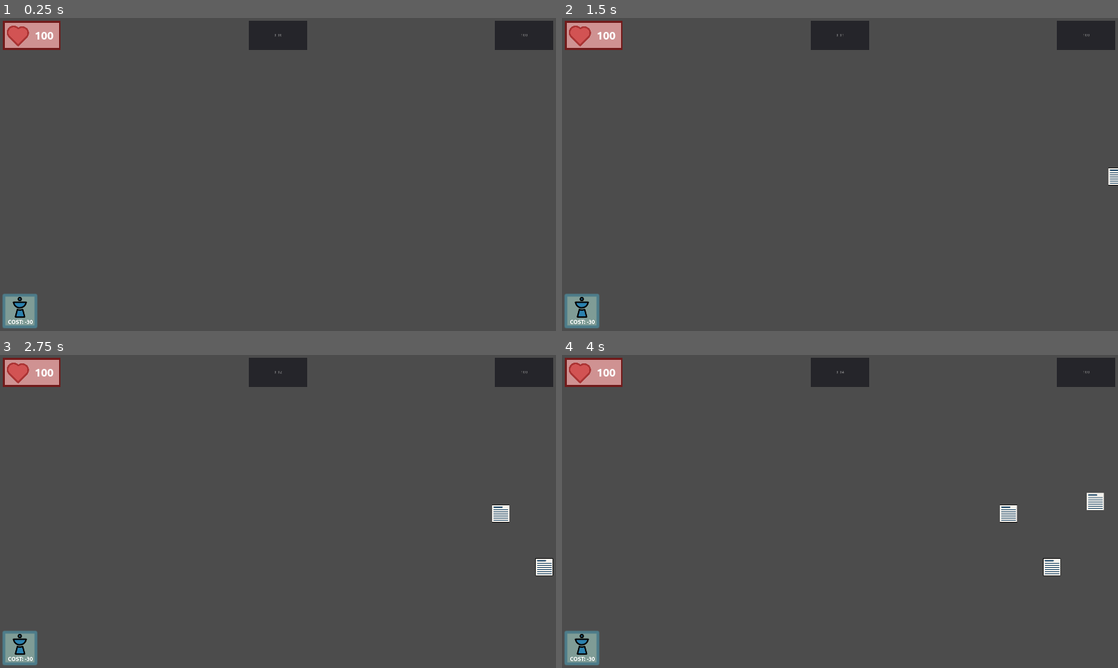
Above: before the commit, frames 1-4 (two rows, left to right).
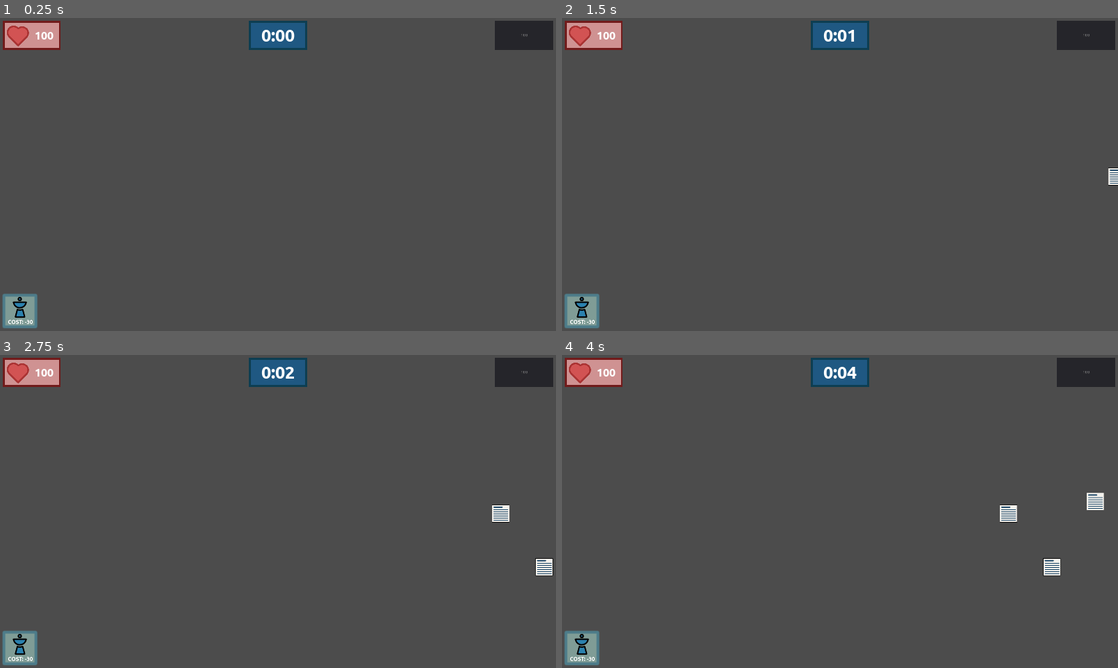
Above: after the commit, the same moments.

Repository: moisesjbc/info-harvest
Game: Godot game, scene res://gameplay/main/main.tscn
The game is run twice, just before and just after one commit, with the same random seed, the same clock (stepped at 60 frames per second) and the same inputs.
Inputs (mouse positions are in pixels of both pictures, inside the frame that each line leads up to):
- Up to frame 1 (0.25 s): no input
- Up to frame 2 (1.5 s): click "COST: -30" at 0.5 s; click "COST: -30" at 1.25 s
- Up to frame 3 (2.75 s): click "COST: -30" at 2 s
- Up to frame 4 (4 s): move the mouse to (962, 495) at 2.77 s; click (962, 495) at 2.92 s; move the mouse to (728, 527) at 3.52 s; click (728, 527) at 3.67 s

The runs differ from the first frame. In frame 1, 1.0% of the frame differs, in the area x 44-56%, y 0-11%; in frame 2, 1.0%; in frame 3, 1.0%; in frame 4, 1.0%.

Commit message:
Style time panel

Diff:
--- a/godot-project/gameplay/main/main.tscn
+++ b/godot-project/gameplay/main/main.tscn
@@ -21,6 +21,18 @@
 
 [sub_resource type="DynamicFont" id=2]
 size = 40
+font_data = ExtResource( 9 )
+
+[sub_resource type="StyleBoxFlat" id=3]
+bg_color = Color( 0.121569, 0.345098, 0.509804, 1 )
+border_width_left = 7
+border_width_top = 7
+border_width_right = 7
+border_width_bottom = 7
+border_color = Color( 0.0509804, 0.243137, 0.321569, 1 )
+
+[sub_resource type="DynamicFont" id=4]
+size = 60
 font_data = ExtResource( 9 )
 
 [node name="main" type="Node"]
@@ -87,10 +99,12 @@
 margin_right = 846.0
 margin_bottom = 100.0
 rect_min_size = Vector2( 200, 100 )
+custom_styles/panel = SubResource( 3 )
 
 [node name="timer_label" type="Label" parent="gui/margin_container/top_bar/timer_container/timer_panel"]
 anchor_right = 1.0
 anchor_bottom = 1.0
+custom_fonts/font = SubResource( 4 )
 text = "0:00"
 align = 1
 valign = 1
Not shown: 1 places in godot-project/gameplay/main/main.tscn that only renumber resources
